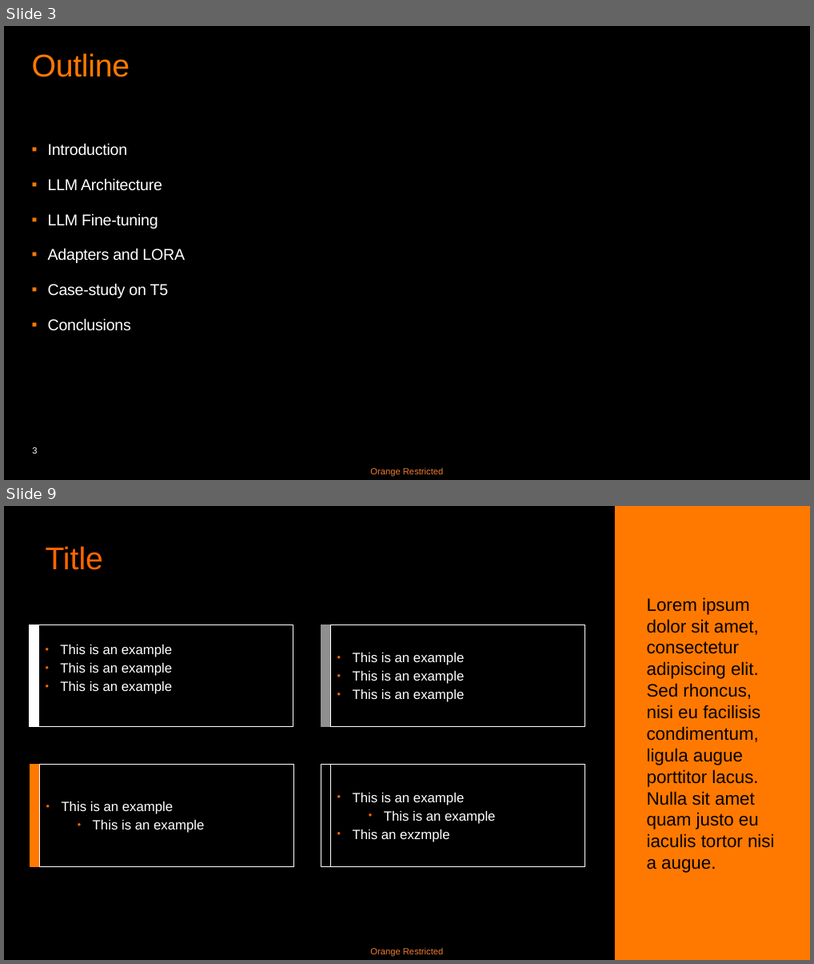
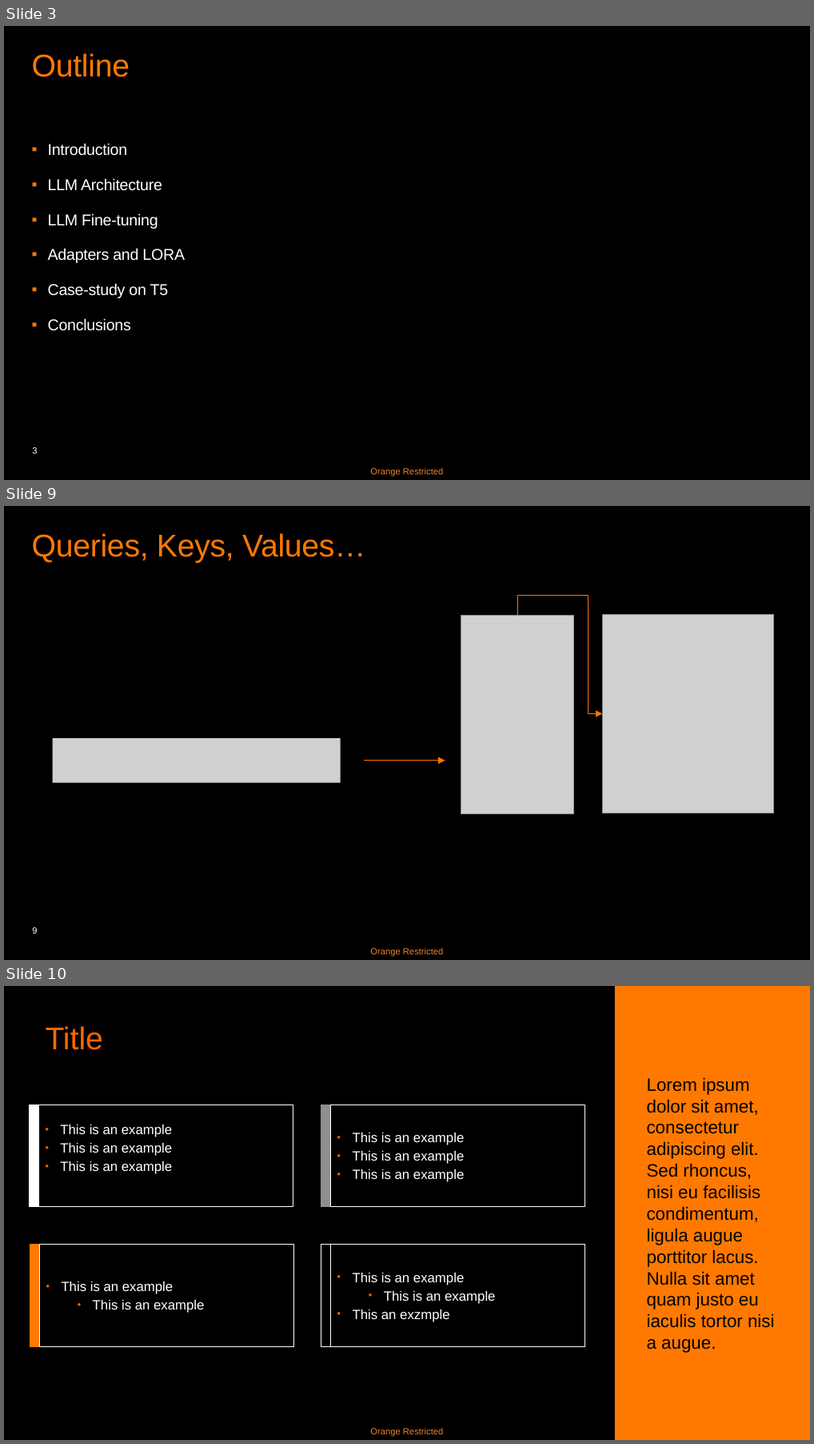
Before and after one commit to basavyr/peft-training, a slide deck: presentation/LORA-RPoenaru.pptx. Shown one above the other, each under a label of ours: slides 3 and 9 before the commit, slides 3, 9 and 10 after it; the slides between them are not shown. The pictures are 814x964 and 814x1444 pixels, drawn with LibreOffice and Linux fonts; fonts in the diff are those of the drawing; grey boxes stand for pictures. Boxes give left, top, right and bottom in pixels: in the first picture for what was removed or moved away, otherwise in the second. Text is boxed around its words. In the diff, an @@ line names an element or a change of style, - is before the commit and + after.

```diff
--- a/presentation/LORA-RPoenaru.pptx
+++ b/presentation/LORA-RPoenaru.pptx
@@ slide 9 added at [4,506,810,960], background #000000; not listed: 2 template elements that a slide beside it also shows @@
@@ title added at [32,533,366,563], 28 pt, text #FF7900 @@
+Queries, Keys, Values…
@@ elbow arrow added from (518, 616) to (602, 713), #F97600 0.75 pt @@
@@ picture added at [462,616,574,814] @@
@@ picture added at [602,615,774,812] @@
@@ picture added at [52,738,340,783] @@
@@ arrow added from (364, 760) to (445, 760), #F97600 0.75 pt @@
@@ what was slide 9 is now slide 10 @@
```
Also in this commit, not shown: 6 slides changed.
